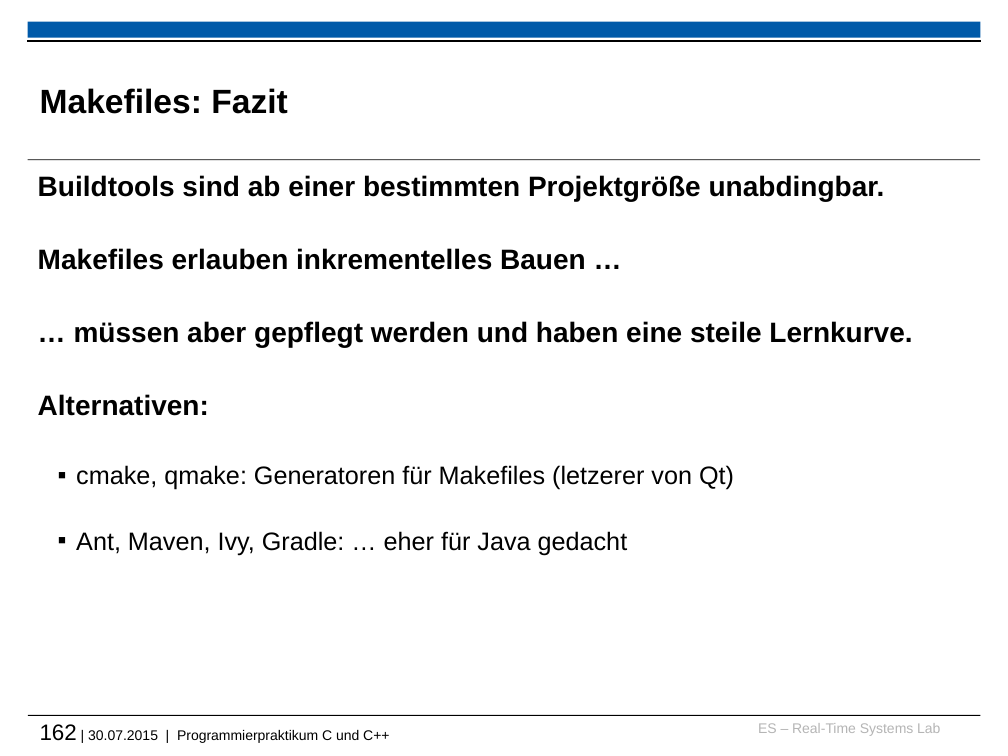
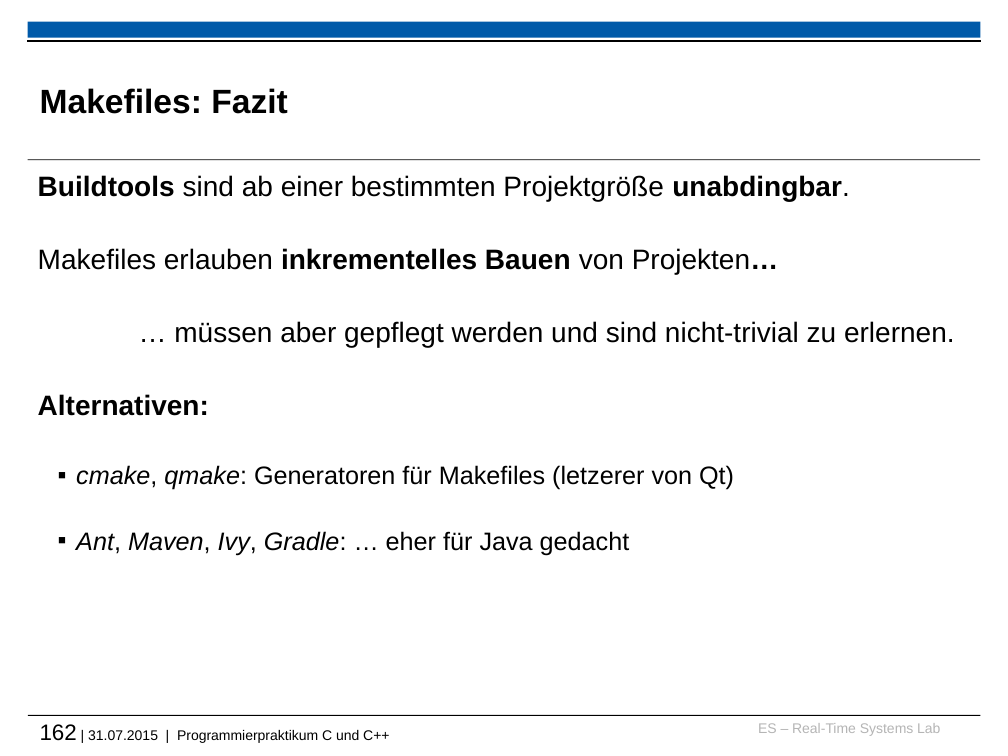
Before and after one commit to h82k/tud-cppp, a slide deck: slide 162 of vorlesung/cppp_lecture.pptx. Drawn at 1008x756 pixels with LibreOffice and Linux fonts; fonts in the diff are those of the drawing; background and template pictures are left out. Boxes give left, top, right and bottom in pixels: in the first picture for what was removed or moved away, otherwise in the second. Text is boxed around its words. In the diff, an @@ line names an element or a change of style, - is before the commit and + after.

```diff
--- a/vorlesung/cppp_lecture.pptx
+++ b/vorlesung/cppp_lecture.pptx
@@ text at (38, 175, 850, 555): bold off in "sind ab einer bestimmten Projektgröße unabdingbar."; italic on in "cmake, qmake:", "Ant, Maven, Ivy, Gradle:" @@
@@ text at (38, 248, 955, 347): text changed; bold off @@
-Makefiles erlauben inkrementelles Bauen …
-… müssen aber gepflegt werden und haben eine steile Lernkurve.
+Makefiles erlauben inkrementelles Bauen von Projekten…
+… müssen aber gepflegt werden und sind nicht-trivial zu erlernen.
@@ text at (40, 724, 389, 743): text changed @@
-162 | 30.07.2015 | Programmierpraktikum C und C++
+162 | 31.07.2015 | Programmierpraktikum C und C++
```
Also in this commit, not shown: 15 other slides changed, 1 other file.
